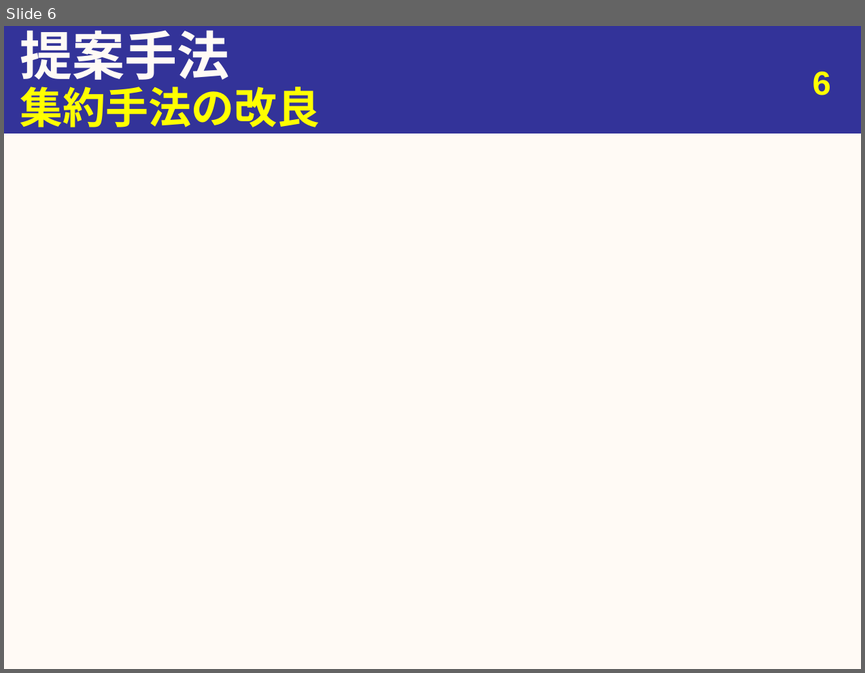
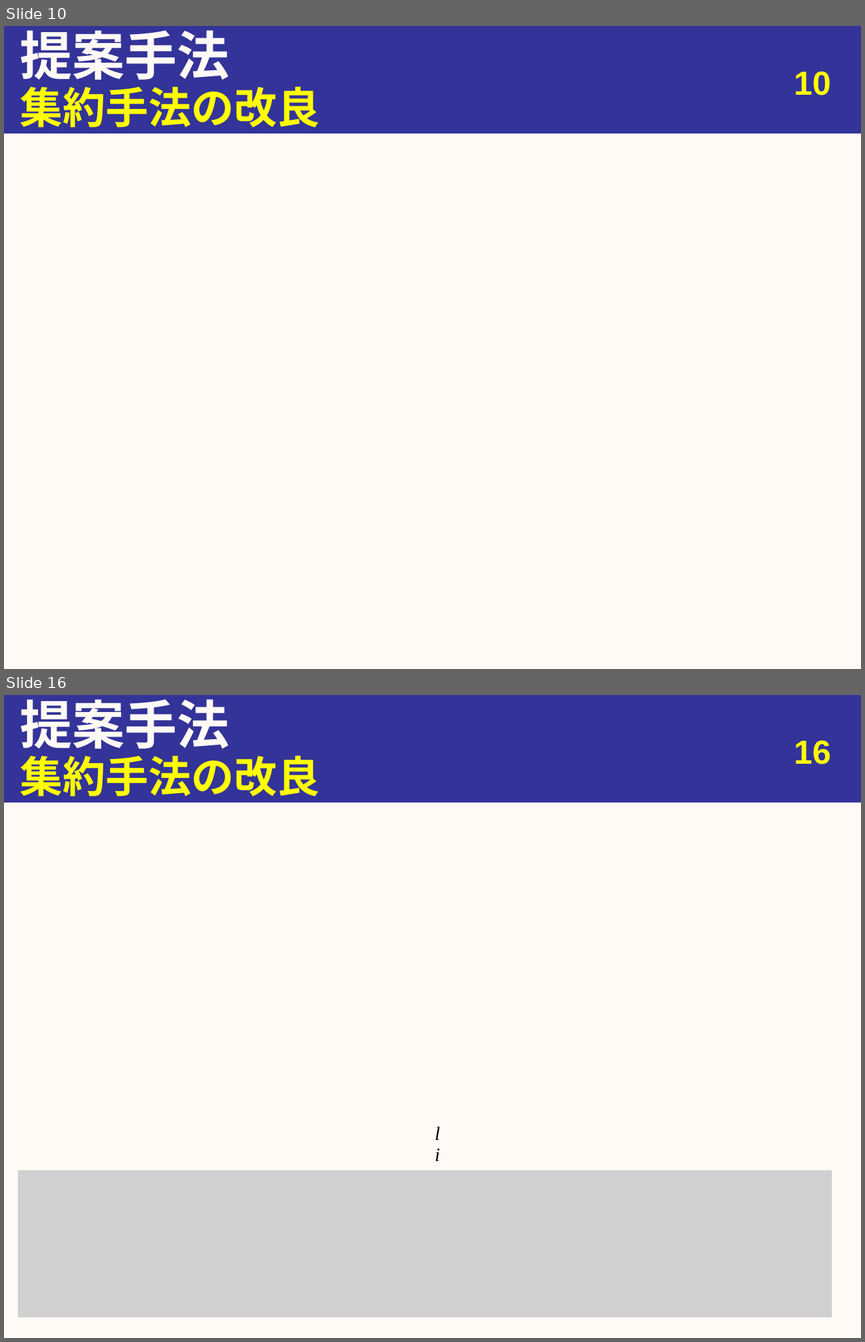
Before and after one commit to youle921/Slide-maintain, a slide deck: slide_1106/20191106_urita_eng.pptx. Shown one above the other, each under a label of ours: slide 6 before the commit, slides 10 and 16 after it; the slides between them are not shown. The pictures are 865x673 and 865x1342 pixels, drawn with LibreOffice and Linux fonts; fonts in the diff are those of the drawing; grey boxes stand for pictures. Boxes give left, top, right and bottom in pixels: in the first picture for what was removed or moved away, otherwise in the second. Text is boxed around its words. In the diff, an @@ line names an element or a change of style, - is before the commit and + after.

```diff
--- a/slide_1106/20191106_urita_eng.pptx
+++ b/slide_1106/20191106_urita_eng.pptx
@@ slide 16 added at [4,695,861,1338], background #FFFAF5; not listed: 1 template element that a slide beside it also shows @@
@@ title added at [20,699,229,757], 44 pt, text #FFFAF5, bold @@
+提案手法
@@ text added at [20,756,320,796], 36 pt, text #FFFF00, bold @@
+集約手法の改良
@@ page number added at [793,741,830,764], 28 pt, text #FFFF00, bold @@
+16
@@ text added at [434,1126,440,1140], 16 pt, text #000000, italic @@
+l
@@ text added at [434,1148,440,1161], 16 pt, text #000000, italic @@
+i
@@ picture added at [18,1170,832,1317] @@
@@ what was slide 6 is now slide 10 @@
@@ page number at [793,72,830,95]: text changed @@
-6
+10
```
Also in this commit, not shown: 7 slides changed, 20 other slides added, 2 other files.
